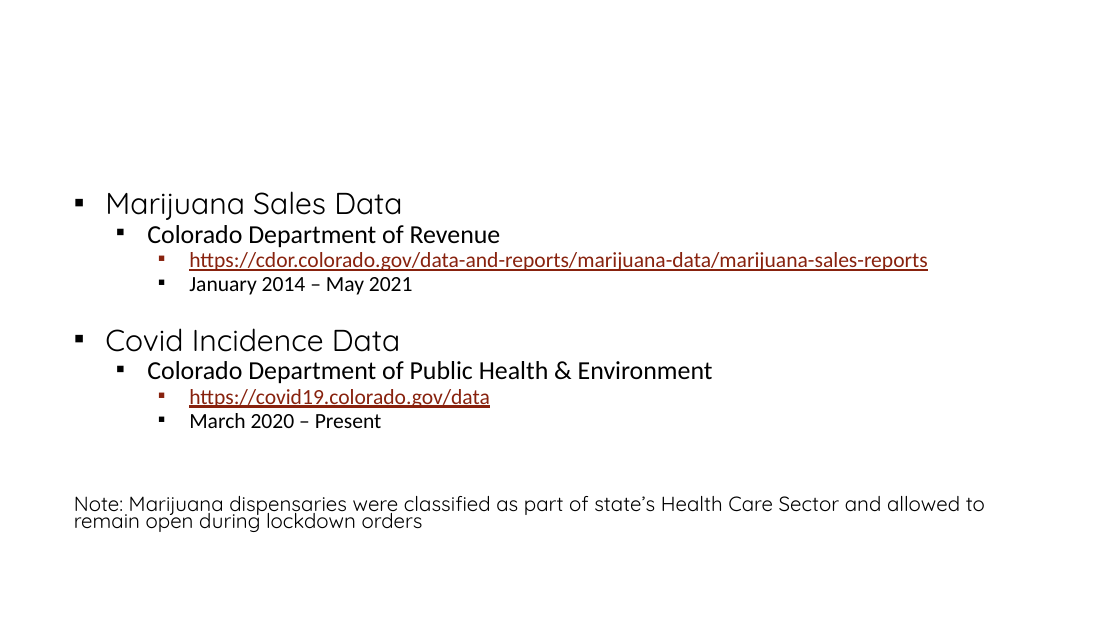
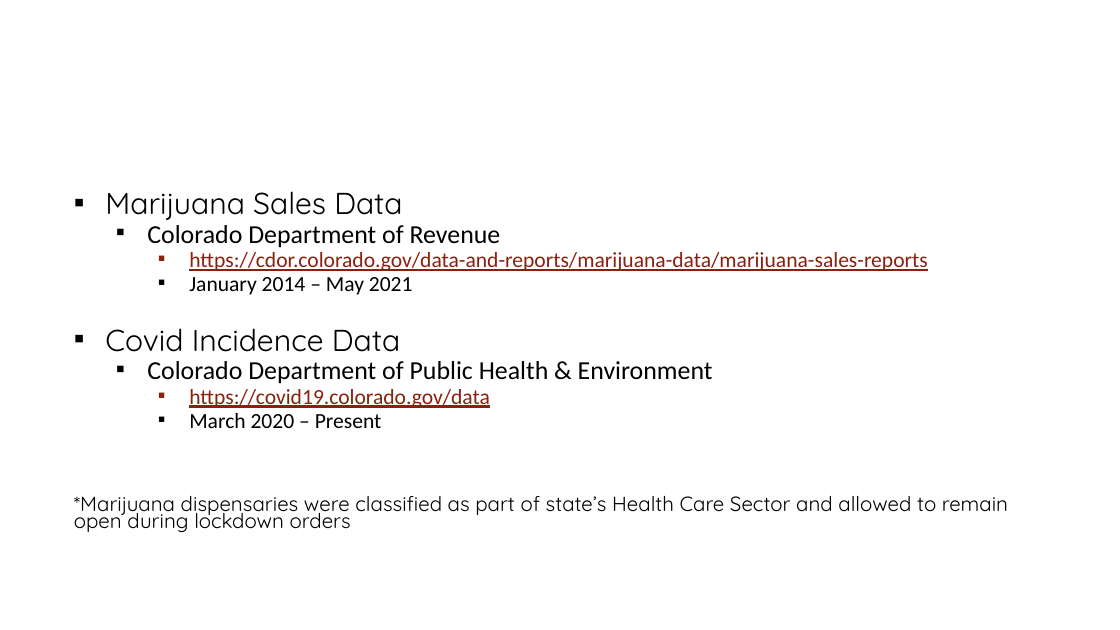
Before and after one commit to agraham85/COmarjsales_Covid, a slide deck: slide 3 of COMP 4441 Final Project.pptx. Drawn at 1120x630 pixels with LibreOffice and Linux fonts; fonts in the diff are those of the drawing; background and template pictures are left out. Boxes give left, top, right and bottom in pixels: in the first picture for what was removed or moved away, otherwise in the second. Text is boxed around its words. In the diff, an @@ line names an element or a change of style, - is before the commit and + after.

```diff
--- a/COMP 4441 Final Project.pptx
+++ b/COMP 4441 Final Project.pptx
@@ text at (74,496,1008,532): text changed @@
-Note: Marijuana dispensaries were classified as part of state’s Health Care Sector and allowed to remain open during lockdown orders
+*Marijuana dispensaries were classified as part of state’s Health Care Sector and allowed to remain open during lockdown orders
```
Also in this commit, not shown: 6 other slides changed, 2 slides added, 2 slides removed.
